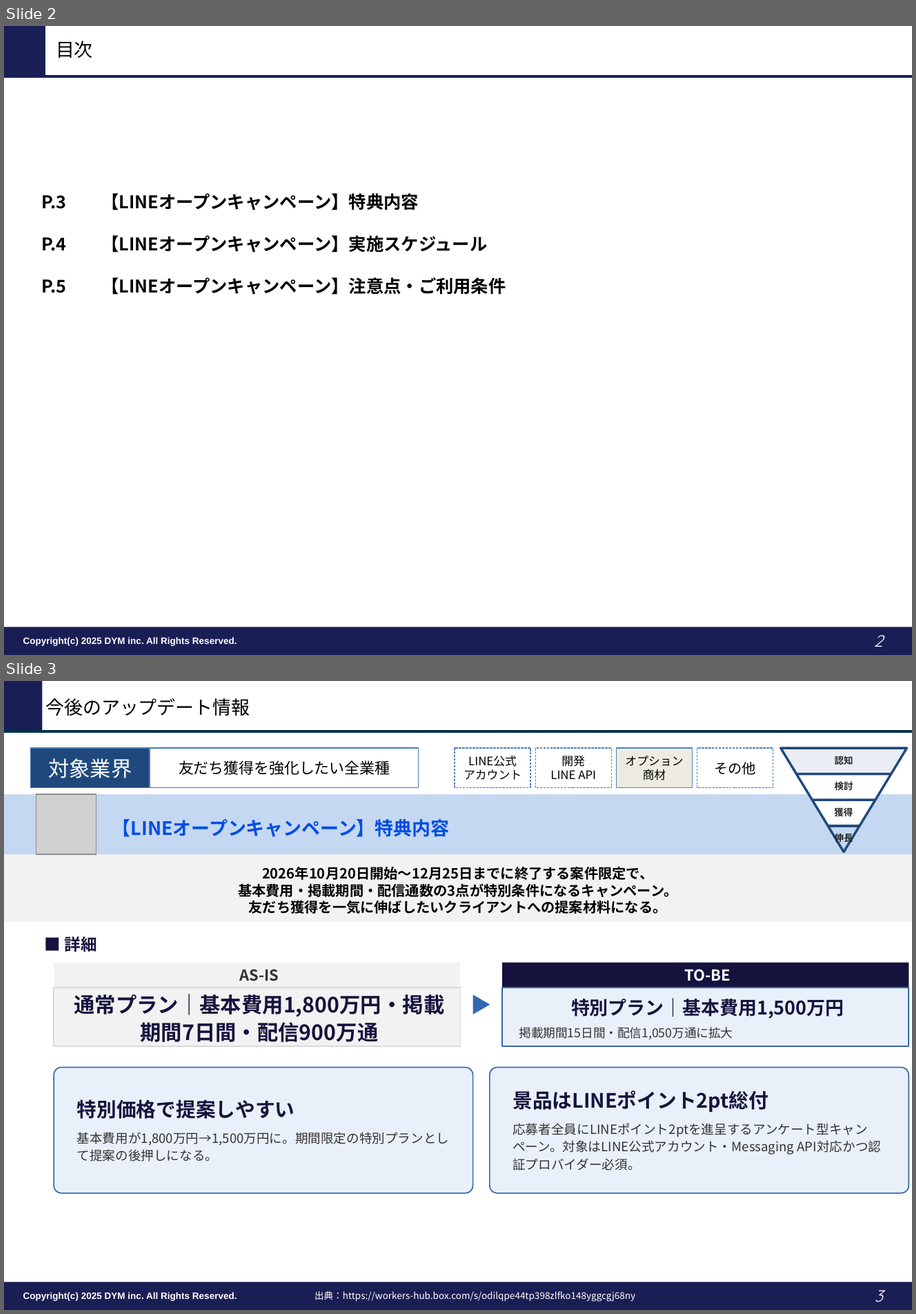
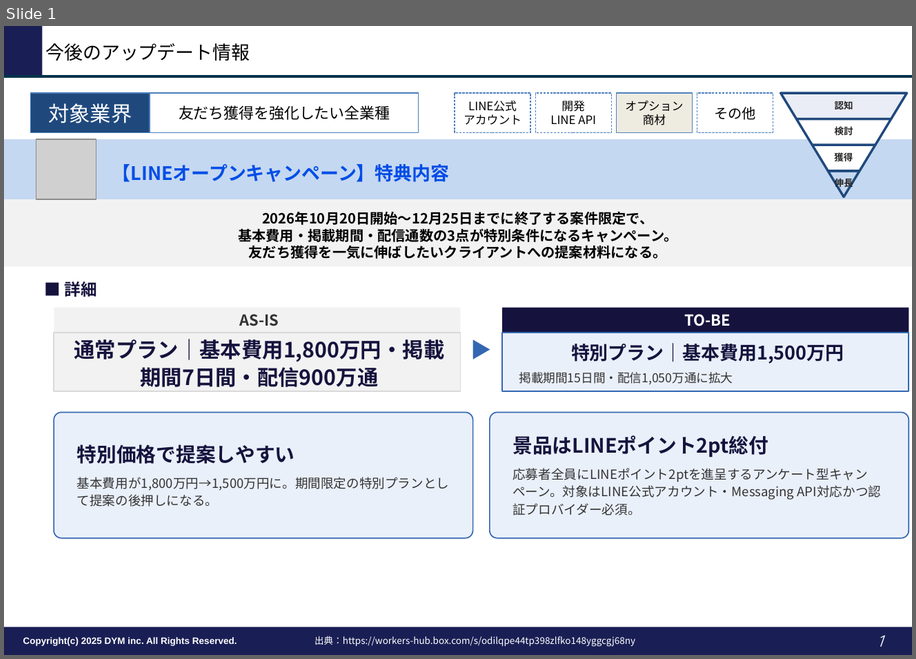
Before and after one commit to tonomura-r-dev/folder, a slide deck: LINEオープンキャンペーン_26年10-12月_ご案内.pptx. Shown one above the other, each under a label of ours: slides 2 and 3 before the commit, slide 1 after it. The pictures are 916x1314 and 916x659 pixels, drawn with LibreOffice and Linux fonts; fonts in the diff are those of the drawing; grey boxes stand for pictures; background and template pictures are left out. Boxes give left, top, right and bottom in pixels: in the first picture for what was removed or moved away, otherwise in the second. Text is boxed around its words. In the diff, an @@ line names an element or a change of style, - is before the commit and + after.

```diff
--- a/LINEオープンキャンペーン_26年10-12月_ご案内.pptx
+++ b/LINEオープンキャンペーン_26年10-12月_ご案内.pptx
@@ slide 2 removed at <box>4,26,912,655</box>, background #FFFFFF; not listed: 5 template elements that a slide beside it also shows @@
@@ rectangle removed at <box>4,26,45,76</box> @@
@@ text removed at <box>56,40,93,58</box> @@
-目次
@@ line removed from (4, 76) to (912, 76) @@
@@ text removed at <box>41,193,506,294</box> @@
-P.3 【LINEオープンキャンペーン】特典内容
-P.4 【LINEオープンキャンペーン】実施スケジュール
-P.5 【LINEオープンキャンペーン】注意点・ご利用条件
@@ what was slide 3 is now slide 1 @@
@@ page number at <box>878,635,883,646</box>: text changed @@
-3
+1
```
Also in this commit, not shown: 1 other slide removed, 2 other files.
